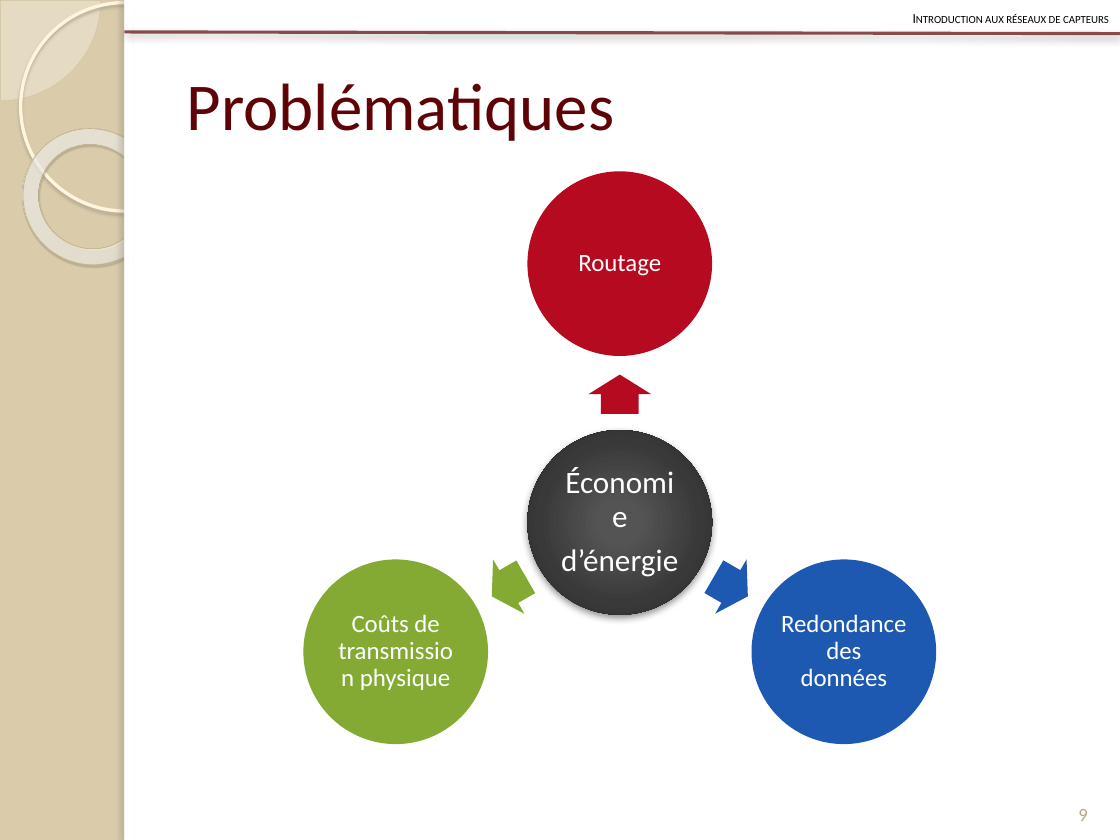
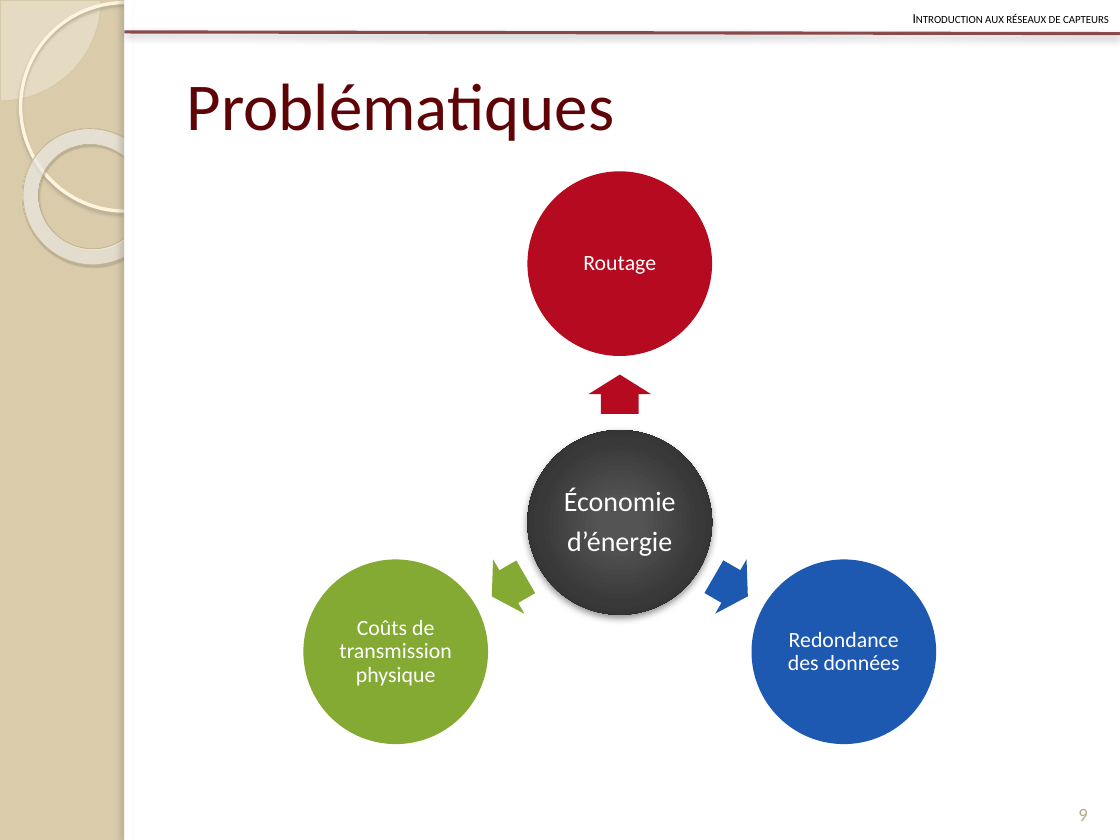
Before and after one commit to Patre/Energy-saving-in-sensors--networks, a slide deck: slide 9 of Redaction/Presentation/pres.pptx. Drawn at 1120x840 pixels with LibreOffice and Linux fonts; fonts in the diff are those of the drawing. Boxes give left, top, right and bottom in pixels: in the first picture for what was removed or moved away, otherwise in the second. Text is boxed around its words. In the diff, an @@ line names an element or a change of style, - is before the commit and + after.

```diff
--- a/Redaction/Presentation/pres.pptx
+++ b/Redaction/Presentation/pres.pptx
@@ text "Économie" at (x1=564, y1=488, x2=676, y2=556): size 20 to 18 pt @@
@@ size 16 to 14 pt in 3 elements at (x1=583, y1=256, x2=656, y2=274), (x1=788, y1=632, x2=900, y2=670), (x1=339, y1=620, x2=451, y2=686) @@
```
Also in this commit, not shown: 13 other slides changed, 7 other files.
